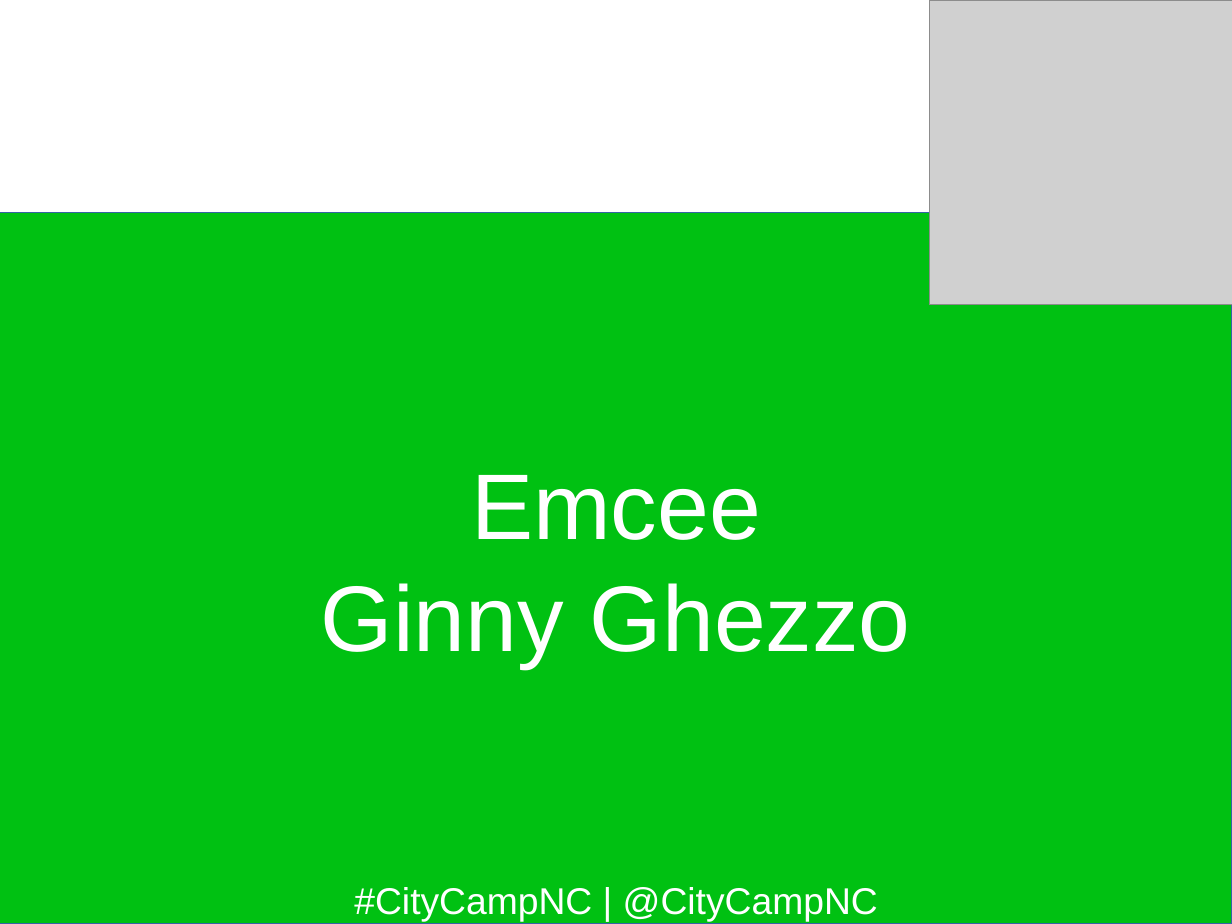
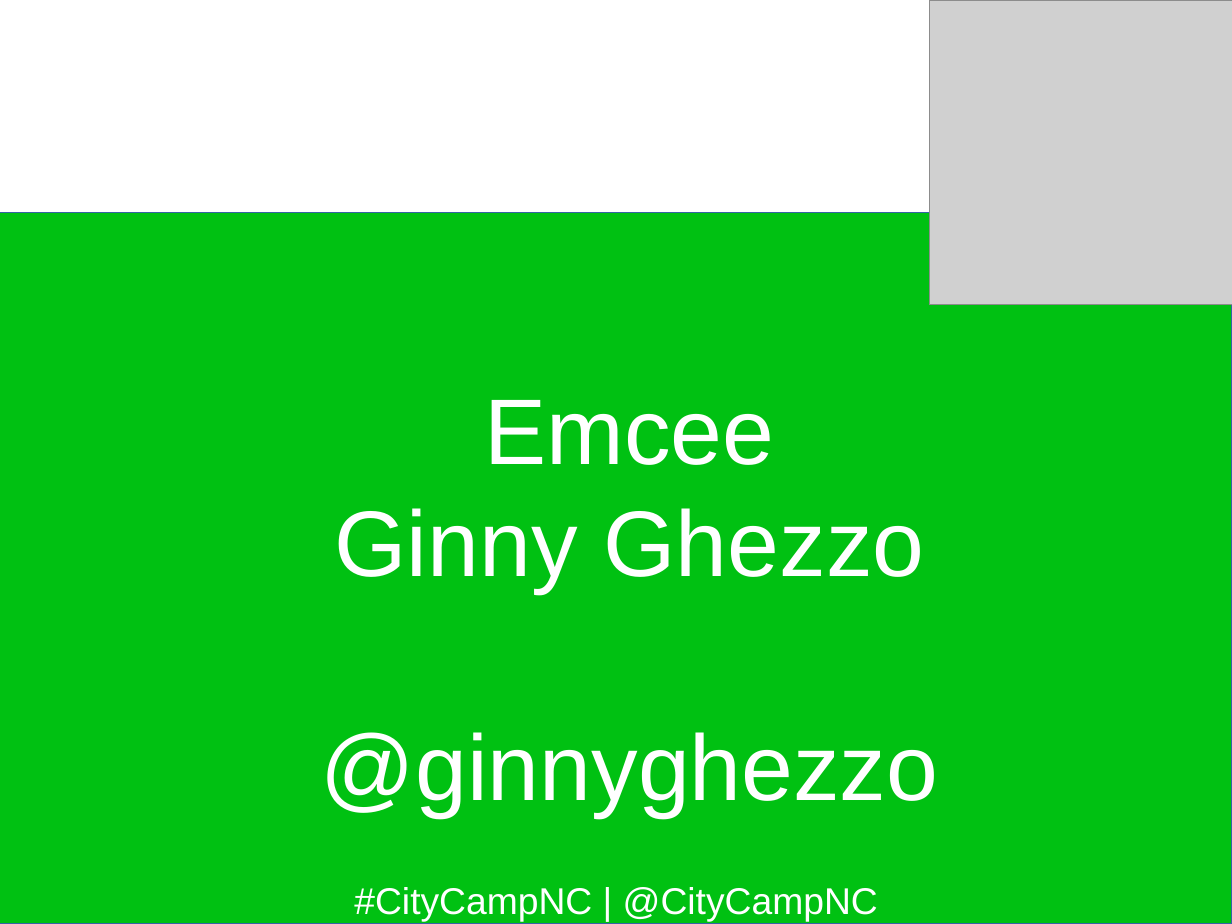
Before and after one commit to jhibbets/presentations, a slide deck: slide 29 of CCNC_2017.odp (slide 26 before the commit). Drawn at 1232x924 pixels with LibreOffice and Linux fonts; fonts in the diff are those of the drawing; grey boxes stand for pictures; background and template pictures are left out. Boxes give left, top, right and bottom in pixels: in the first picture for what was removed or moved away, otherwise in the second. Text is boxed around its words. In the diff, an @@ line names an element or a change of style, - is before the commit and + after.

```diff
--- a/CCNC_2017.odp
+++ b/CCNC_2017.odp
@@ text "Emcee": place and size @@
-text "Emcee" at box(321, 475, 911, 668)
+text "Emcee" at box(321, 400, 938, 817)
@@ text at box(321, 732, 938, 817): paragraph added @@
+@ginnyghezzo
```
Also in this commit, not shown: 17 other slides changed, 7 slides added.
